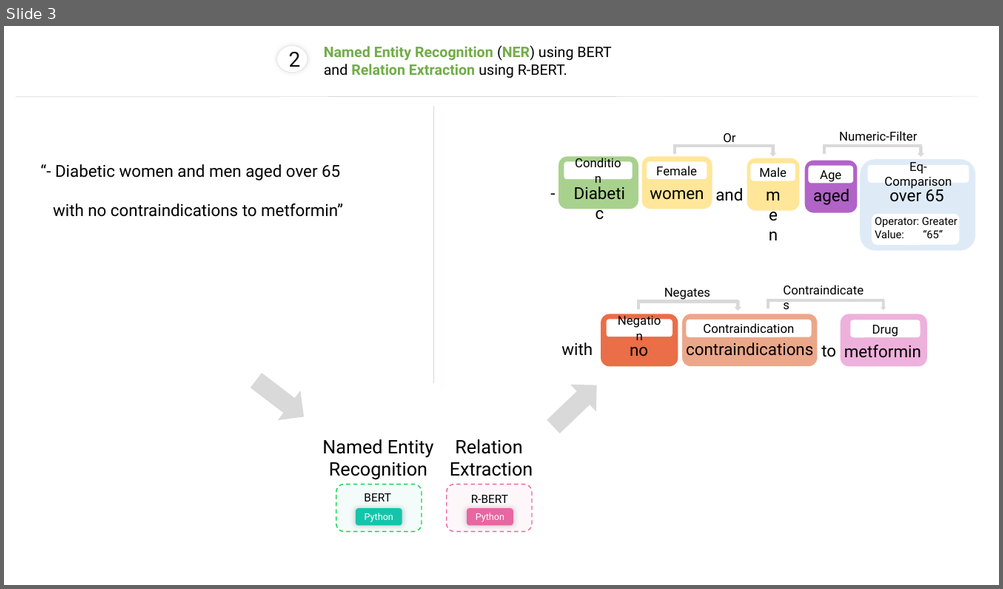
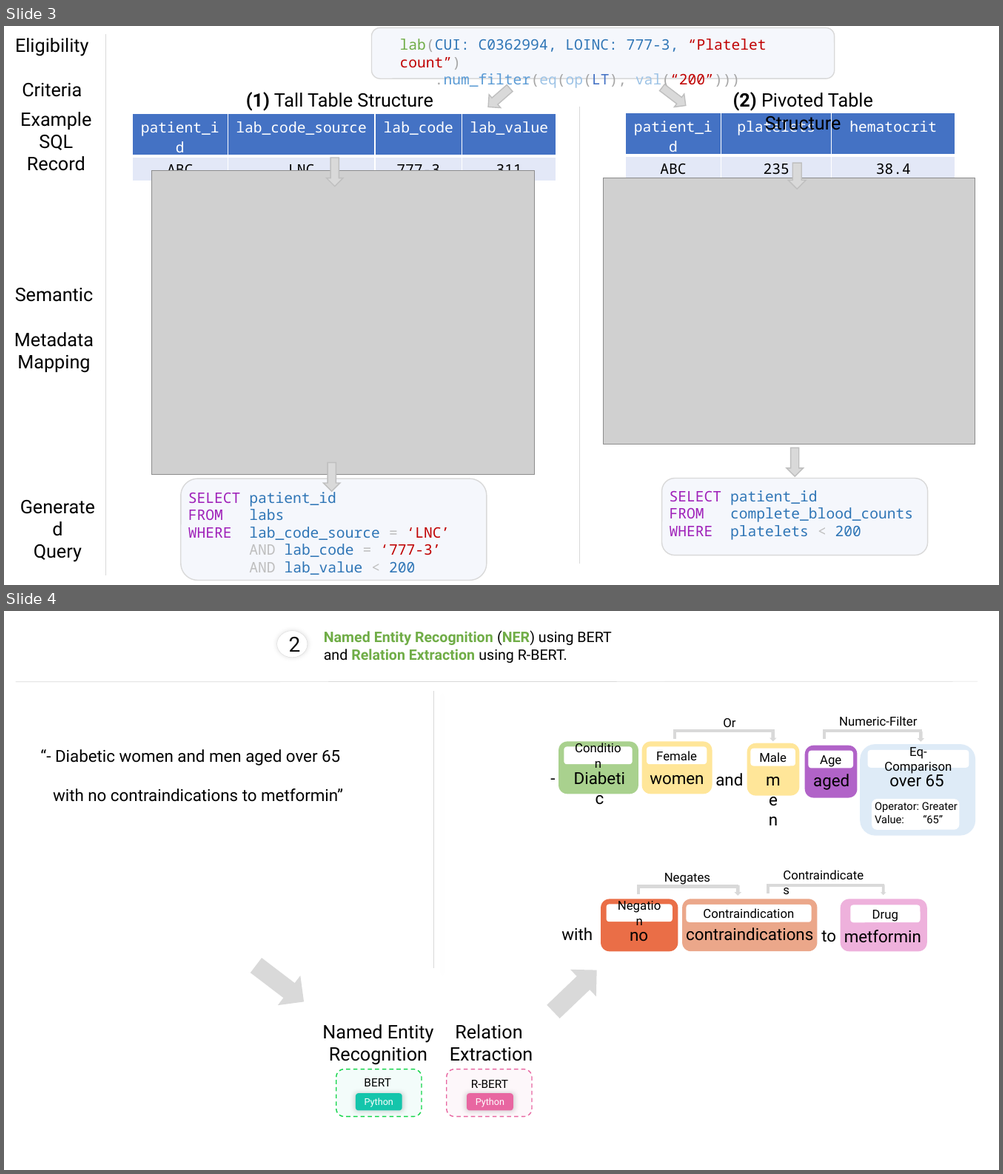
Before and after one commit to ndobb/dissertation, a slide deck: 2_query_gen/paper2_figures.pptx. Shown one above the other, each under a label of ours: slide 3 before the commit, slides 3 and 4 after it. The pictures are 1003x589 and 1003x1174 pixels, drawn with LibreOffice and Linux fonts; fonts in the diff are those of the drawing; grey boxes stand for pictures. Boxes give left, top, right and bottom in pixels: in the first picture for what was removed or moved away, otherwise in the second. Text is boxed around its words. In the diff, an @@ line names an element or a change of style, - is before the commit and + after.

```diff
--- a/2_query_gen/paper2_figures.pptx
+++ b/2_query_gen/paper2_figures.pptx
@@ slide 3 added at [4,26,999,585], background #FFFFFF @@
@@ text added at [15,38,88,97], 18 pt, text #000000 @@
+Eligibility
+Criteria
@@ line added from (105, 34) to (105, 576), #D9D9D9 0.5 pt @@
@@ rounded rectangle added at [372,27,834,79], fill #E3E8F7 at 33% opacity, outline #D9D9D9 1 pt @@
@@ text added at [400,39,766,90], 14 pt, text #2E75B6 @@
+lab(CUI: C0362994, LOINC: 777-3, “Platelet count”)
+.num_filter(eq(op(LT), val(“200”)))
@@ text added at [246,92,433,111], 18 pt, text #000000 @@
+(1) Tall Table Structure
@@ down arrow added at [483,82,516,114], fill #D9D9D9, outline #BFBFBF 1 pt @@
@@ down arrow added at [657,82,691,113], fill #D9D9D9, outline #BFBFBF 1 pt @@
@@ text added at [733,92,873,134], 18 pt, text #000000 @@
+(2) Pivoted Table Structure
@@ text added at [20,112,91,171], 18 pt, text #000000 @@
+Example
+SQL Record
@@ table added at [132,114,557,510], 2 rows, 4 columns @@
+patient_id | lab_code_source | lab_code | lab_value
+ABC | LNC | 777-3 | 311
@@ line added from (579, 107) to (579, 564), #D9D9D9 0.5 pt @@
@@ table added at [626,113,956,508], 2 rows, 3 columns @@
+patient_id | platelets | hematocrit
+ABC | 235 | 38.4
@@ down arrow added at [327,158,343,187], fill #D9D9D9, outline #BFBFBF 1 pt @@
@@ picture added at [152,171,535,475] @@
@@ picture added at [603,178,976,445] @@
@@ down arrow added at [788,164,806,190], fill #D9D9D9, outline #BFBFBF 1 pt @@
@@ text added at [14,288,94,373], 18 pt, text #000000 @@
+Semantic
+Metadata
+Mapping
@@ down arrow added at [324,463,340,492], fill #D9D9D9, outline #BFBFBF 1 pt @@
@@ down arrow added at [787,449,803,477], fill #D9D9D9, outline #BFBFBF 1 pt @@
@@ rounded rectangle added at [181,479,486,580], fill #E3E8F7 at 33% opacity, outline #D9D9D9 1 pt @@
@@ text added at [188,489,450,575], 14 pt, text #2E75B6 @@
+SELECT patient_id
+FROM labs
+WHERE lab_code_source = ‘LNC’
+AND lab_code = ‘777-3’
+AND lab_value < 200
@@ rounded rectangle added at [662,479,928,556], fill #E3E8F7 at 33% opacity, outline #D9D9D9 1 pt @@
@@ text added at [669,491,913,540], 14 pt, text #2E75B6 @@
+SELECT patient_id
+FROM complete_blood_counts
+WHERE platelets < 200
@@ text added at [34,545,82,562], 18 pt, text #000000 @@
+Generated
+Query
@@ what was slide 3 is now slide 4 @@
```
Also in this commit, not shown: 1 slide changed, 23 other files.
